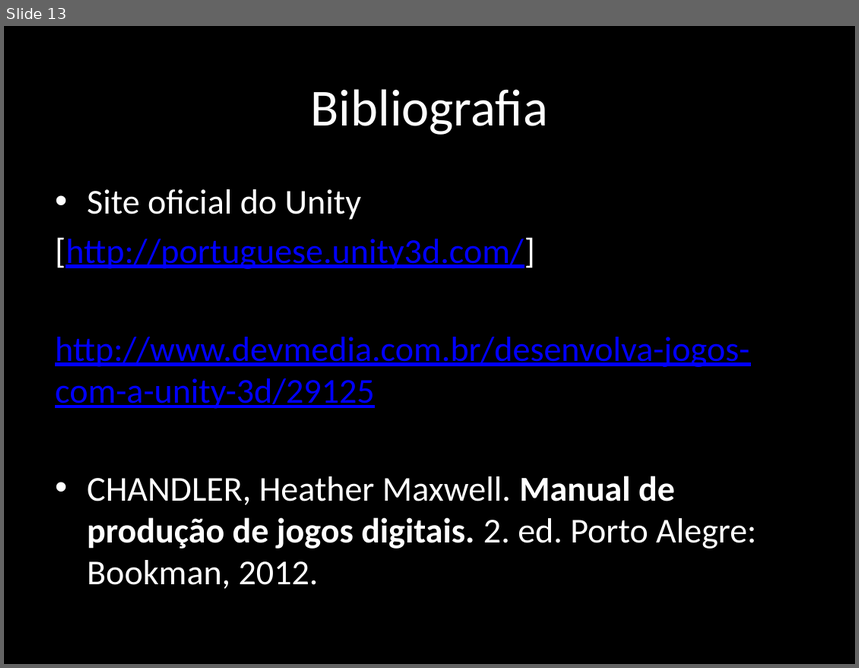
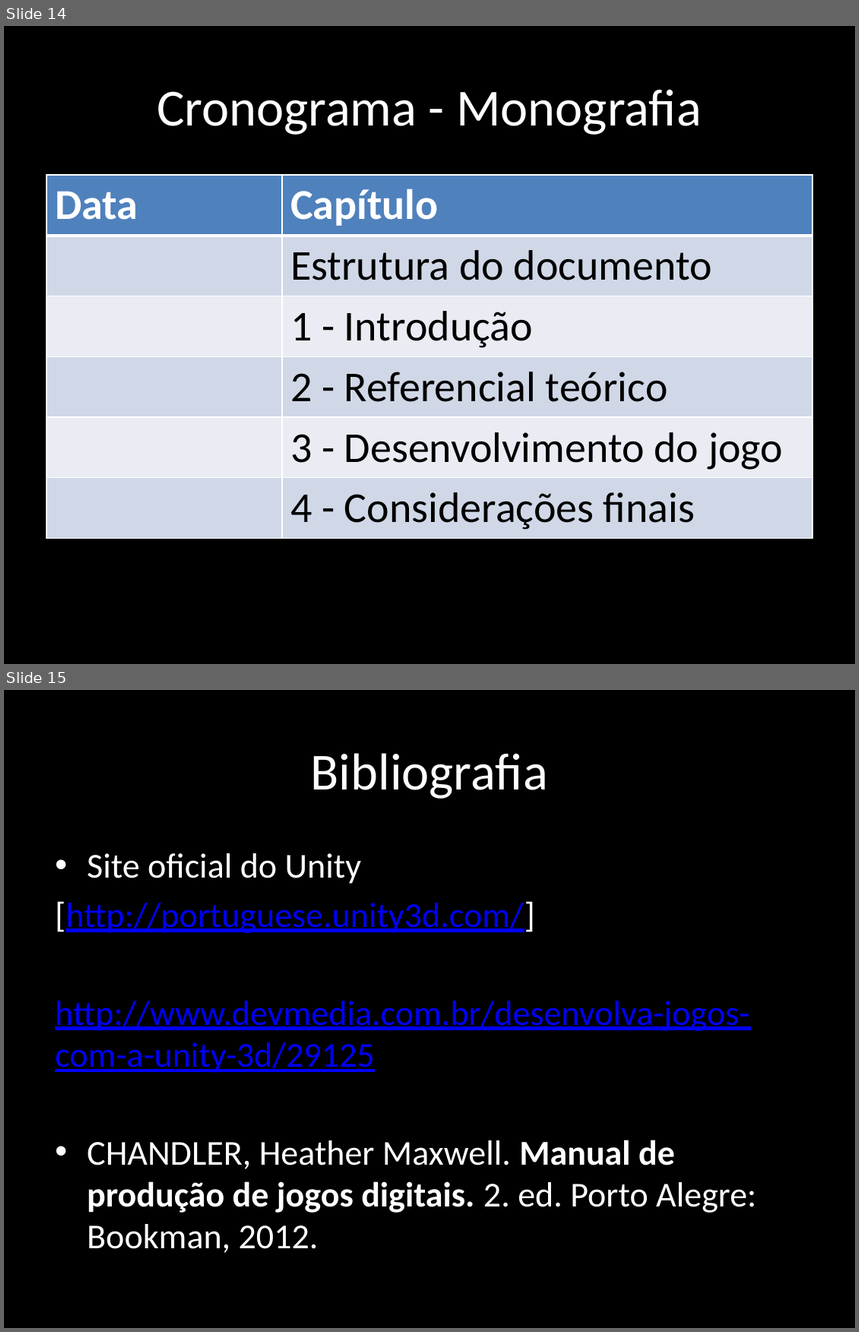
Before and after one commit to rafaelmoura0402/rafaelTCC, a slide deck: pre-projeto/apresentacao.pptx. Shown one above the other, each under a label of ours: slide 13 before the commit, slides 14 and 15 after it. The pictures are 859x668 and 859x1332 pixels, drawn with LibreOffice and Linux fonts; fonts in the diff are those of the drawing. Boxes give left, top, right and bottom in pixels: in the first picture for what was removed or moved away, otherwise in the second. Text is boxed around its words. In the diff, an @@ line names an element or a change of style, - is before the commit and + after.

```diff
--- a/pre-projeto/apresentacao.pptx
+++ b/pre-projeto/apresentacao.pptx
@@ slide 14 added at (4, 26, 855, 664), background #000000 @@
@@ title added at (157, 89, 702, 135), 44 pt, text #FFFFFF @@
+Cronograma - Monografia
@@ table added at (47, 175, 813, 533), 6 rows, 2 columns @@
+Data | Capítulo
+ | Estrutura do documento
+ | 1 - Introdução
+ | 2 - Referencial teórico
+ | 3 - Desenvolvimento do jogo
+ | 4 - Considerações finais
@@ what was slide 13 is now slide 15 @@
```
Also in this commit, not shown: 7 slides changed, 5 other slides added, 5 slides removed.
